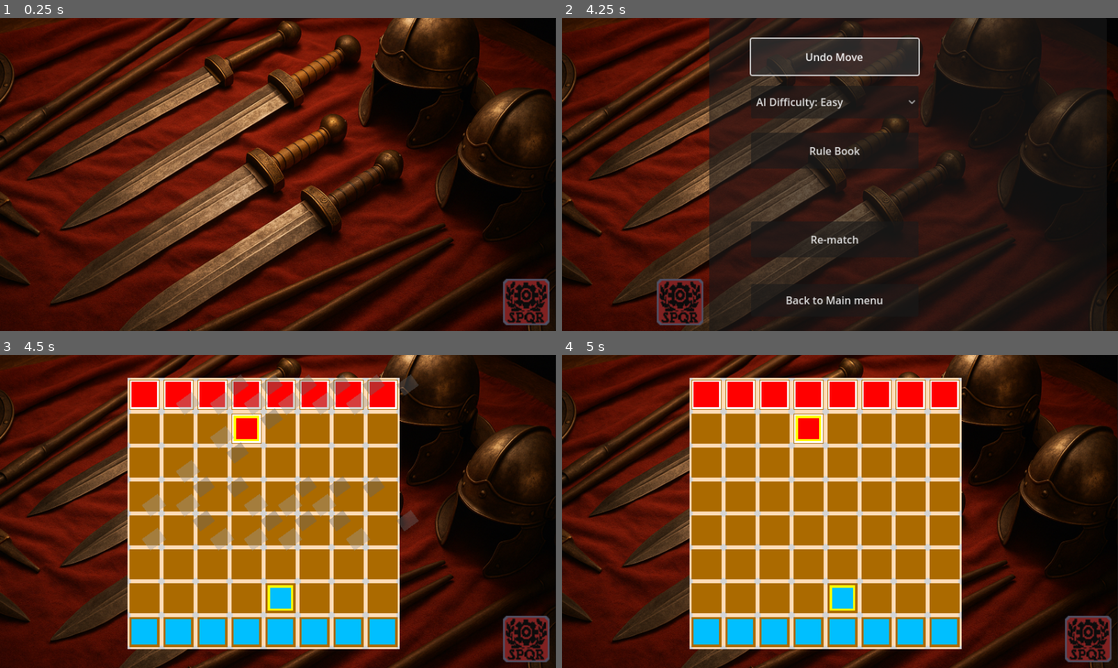
Above: before the commit, frames 1-4 (two rows, left to right).
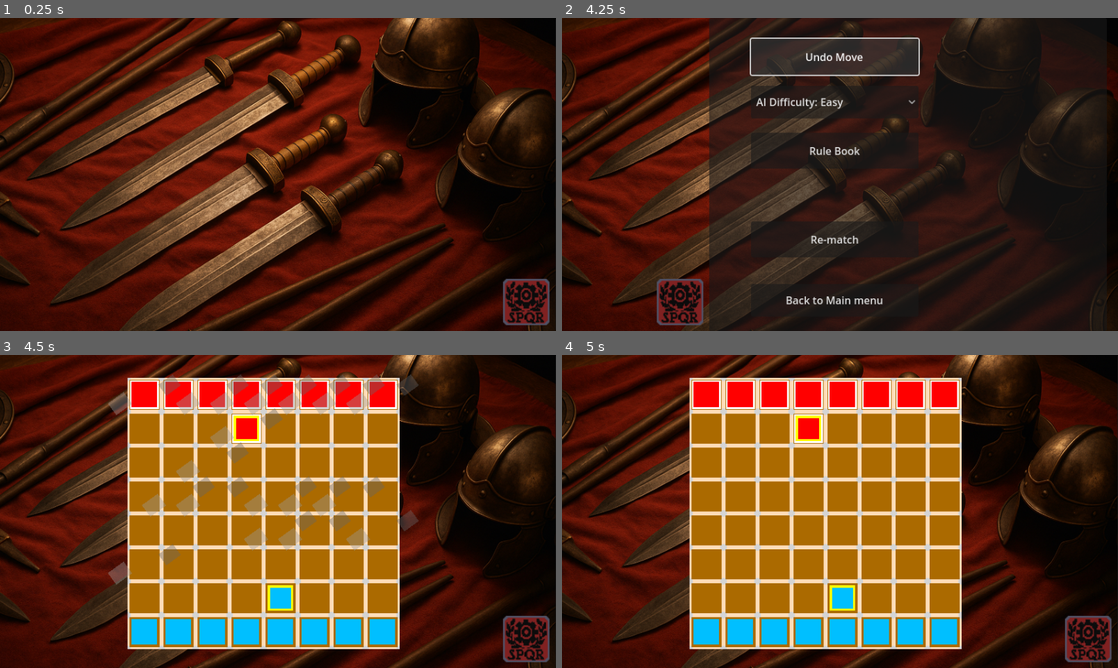
Above: after the commit, the same moments.

Repository: Charckle/ludox
Game: Godot game, scene res://objects/levels/basic/basic_lvl.tscn
The game is run twice, just before and just after one commit, with the same random seed, the same clock (stepped at 60 frames per second) and the same inputs. This scene is started directly instead of the project's main scene.
Inputs (mouse positions are in pixels of both pictures, inside the frame that each line leads up to):
- Up to frame 1 (0.25 s): no input
- Up to frame 2 (4.25 s): tap Enter at 0.5 s; move the mouse to (962, 158) at 0.52 s; click (962, 158) at 0.67 s; click (1090, 302) at 1.25 s; click "AI Difficulty: Easy" at 2 s; click "AI Difficulty: Easy" at 2.75 s; click "Undo Move" at 3.5 s
- Up to frame 3 (4.5 s): click "Re-match" at 4.25 s
- Up to frame 4 (5 s): no input

Frames 1-2 are identical in both runs. In frame 3, 1.2% of the frame differs, in the area x 19-51%, y 6-74%; in frame 4, nothing differs.
Error in both runs: Invalid access to property or key 'board_size' on a base object of type 'Nil'. (res://objects/city/city.gd:16)

Commit message:
small fixes

Diff:
--- a/objects/city/basic.gd
+++ b/objects/city/basic.gd
@@ -87,6 +87,7 @@
 	var can_eat = [] # start position, move position, eat position, is dux
 	var up = 1
 	var axis = 0
+
 	match where:
 		Where.TOP:
 			up = up * 1
@@ -99,22 +100,57 @@
 		Where.RIGHT:
 			up = up * 1
 
-
 	# check right
 	var position_to_check = pos_coord
 	position_to_check[axis] = position_to_check[axis] + up
 	var enemy_unit = city.get_soldier_on_position(position_to_check, simulation)
 	if enemy_unit != null:
 		if enemy_unit["player"] != my_player:
-
 			position_to_check[axis] = position_to_check[axis] + up
 			var friendly_unit = city.get_soldier_on_position(position_to_check, simulation)
+
 			if friendly_unit != null and friendly_unit["player"] == my_player:
 				if enemy_unit["dux"] == false:
 					if not dryrun:
 						city.eat_unit(enemy_unit["pg"], simulation)
 					else:
 						can_eat.append([start_coord, pos_coord, enemy_unit["pg"]])
+
+	return can_eat
+
+
+func basic_plus_eatable_rules_old(my_player, start_coord, pos_coord, dryrun=false,
+							simulation=false):
+	var can_eat = []
+
+	can_eat.append_array(basic_eatable_rules(my_player, start_coord,
+					pos_coord, dryrun, simulation))
+	# check corners
+	# Check top, bottom, left right, if there is an enemy
+
+	#can_eat.append(basic_eatable_rules(my_player, start_coord, pos_coord, dryrun))
+	var adj_tiles = city.get_adjacent_tiles(pos_coord)
+
+	# if there is, check if its in a corner
+	for tile_coord in adj_tiles:
+		#print(corners)
+		if tile_coord in city.corners["all"]:
+			# check if unit there
+			var unit_ = city.get_soldier_on_position(tile_coord, simulation)
+			if unit_ != null and unit_["player"] != my_player:
+				# check if that unit ha another player unit alongside it
+				var enemy_adj_tiles = city.get_adjacent_tiles(unit_["pg"])
+				# remove the player unit
+				enemy_adj_tiles.erase(pos_coord)
+				for adj_tile_coord in enemy_adj_tiles:
+					var unit_adj = city.get_soldier_on_position(adj_tile_coord, simulation)
+					if unit_adj != null:
+						if unit_adj["player"] == my_player:
+							if unit_["dux"] == false:
+								if not dryrun:
+									city.eat_unit(unit_["pg"])
+								else:
+									can_eat.append([start_coord, pos_coord, unit_["pg"]])
 
 	return can_eat
 
@@ -133,13 +169,13 @@
 
 	# if there is, check if its in a corner
 	for tile_coord in adj_tiles:
-
+		#print(corners)
 		if tile_coord in city.corners["all"]:
 			# check if unit there
 			var unit_ = city.get_soldier_on_position(tile_coord, simulation)
 			if unit_ != null and unit_["player"] != my_player:
-				# check if that unit ha another player unit alongside it
-				var enemy_adj_tiles = city.get_adjacent_tiles(tile_coord)
+				# check if that unit has another player unit alongside it
+				var enemy_adj_tiles = city.get_adjacent_tiles(unit_["pg"])
 				# remove the player unit
 				enemy_adj_tiles.erase(pos_coord)
 				for adj_tile_coord in enemy_adj_tiles:
--- a/objects/city/city.gd
+++ b/objects/city/city.gd
@@ -587,12 +587,14 @@
 	var right = position_grid + Vector2i(1,0)
 
 	var adj_tiles = [top, bottom, left, right]
+	var adj_tiles_copy = adj_tiles.duplicate()
+
 	for c_tile in adj_tiles:
 		if even_not_in_city == false:
 			if c_tile not in self.all_board_positions:
-				adj_tiles.erase(c_tile)
-
-	return adj_tiles
+				adj_tiles_copy.erase(c_tile)
+
+	return adj_tiles_copy
 
 
 func get_blocking_tiles(position_grid, player, foes_only=false, simulation=false):
@@ -685,7 +687,6 @@
 	if player:
 		var units = []
 		for unit in pool.values():
-			print()
 			if unit["player"] == player:
 				units.append(unit)
 
--- a/objects/city/city.tscn
+++ b/objects/city/city.tscn
@@ -284,7 +284,6 @@
 position = Vector2(160, 0)
 
 [node name="Soldier5" parent="soldiers" instance=ExtResource("3_sgfal")]
-position = Vector2(120, 160)
 
 [node name="Soldier6" parent="soldiers" instance=ExtResource("3_sgfal")]
 position = Vector2(200, 0)
@@ -320,7 +319,7 @@
 player = 2
 
 [node name="Soldier14" parent="soldiers" instance=ExtResource("3_sgfal")]
-position = Vector2(40, 160)
+position = Vector2(0, 200)
 player = 2
 
 [node name="Soldier15" parent="soldiers" instance=ExtResource("3_sgfal")]
--- a/project.godot
+++ b/project.godot
@@ -10,8 +10,8 @@
 
 [application]
 
-config/name="Roman Chess"
-config/version="0.3.1"
+config/name="Roman Chesss"
+config/version="0.3.2"
 run/main_scene="uid://blglugajiqw3y"
 config/features=PackedStringArray("4.4", "GL Compatibility")
 config/icon="uid://dxvc0ipr056vg"
Not shown, changed: export_presets.cfg
